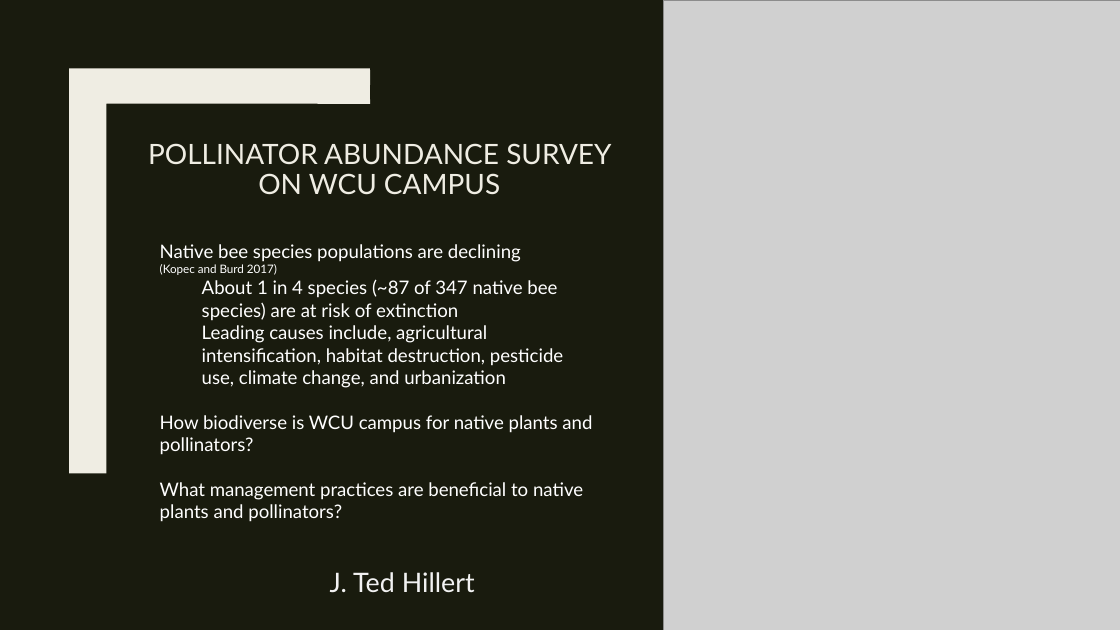
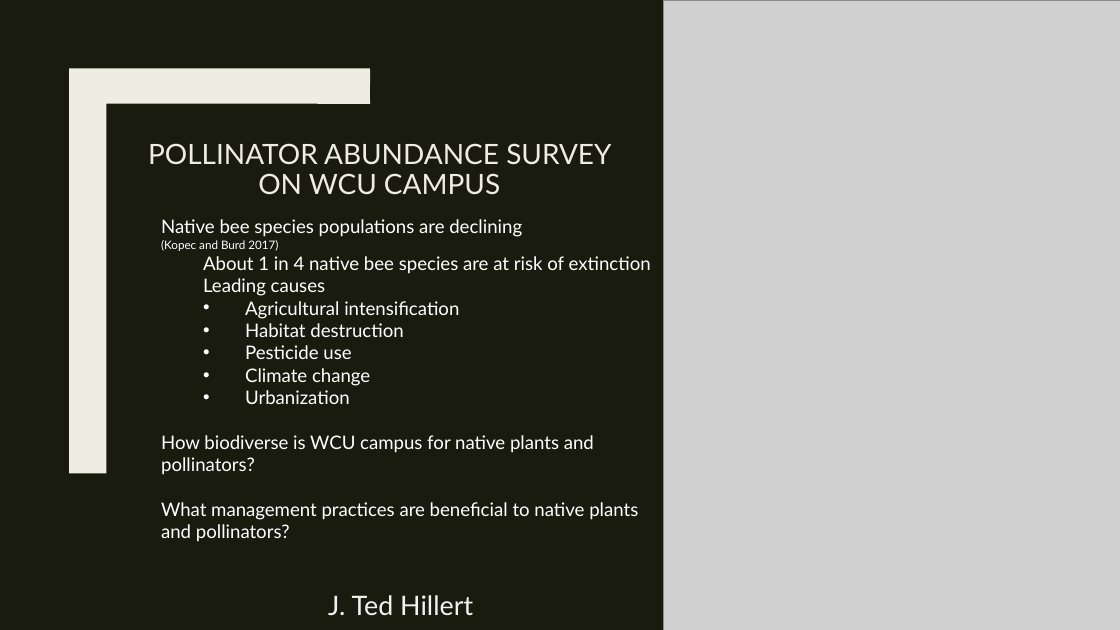
Before and after one commit to nottedy94/COAD-Final, a slide deck: slide 1 of Pollinator abundance survey.pptx. Drawn at 1120x630 pixels with LibreOffice and Linux fonts; fonts in the diff are those of the drawing; grey boxes stand for pictures; background and template pictures are left out. Boxes give left, top, right and bottom in pixels: in the first picture for what was removed or moved away, otherwise in the second. Text is boxed around its words. In the diff, an @@ line names an element or a change of style, - is before the commit and + after.

```diff
--- a/Pollinator abundance survey.pptx
+++ b/Pollinator abundance survey.pptx
@@ text "Native bee species populations are ...": place and size @@
-text "Native bee species populations are ..." at bbox=[160, 244, 592, 522]
+text "Native bee species populations are ..." at bbox=[161, 219, 651, 542]
@@ text at bbox=[203, 256, 651, 404]: text changed @@
-About 1 in 4 species (~87 of 347 native bee species) are at risk of extinction
-Leading causes include, agricultural intensification, habitat destruction, pesticide use, climate change, and urbanization
+About 1 in 4 native bee species are at risk of extinction
+Leading causes
+• Agricultural intensification
+• Habitat destruction
+• Pesticide use
+• Climate change
+• Urbanization
@@ subtitle "J. Ted Hillert": place and size @@
-subtitle "J. Ted Hillert" at bbox=[330, 572, 475, 593]
+subtitle "J. Ted Hillert" at bbox=[328, 595, 473, 616]
```
Also in this commit, not shown: 3 other slides changed, 2 other files.
